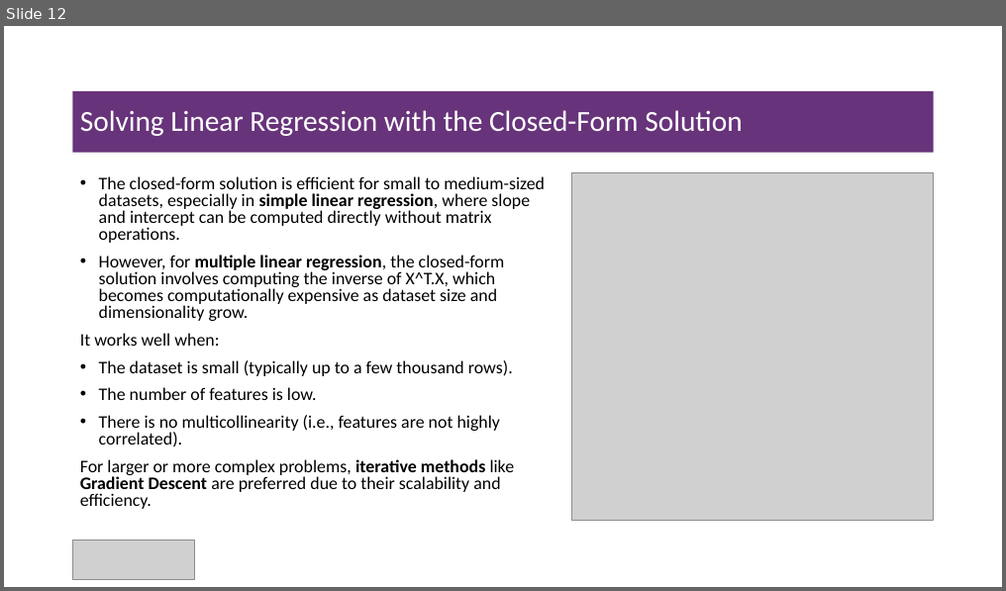
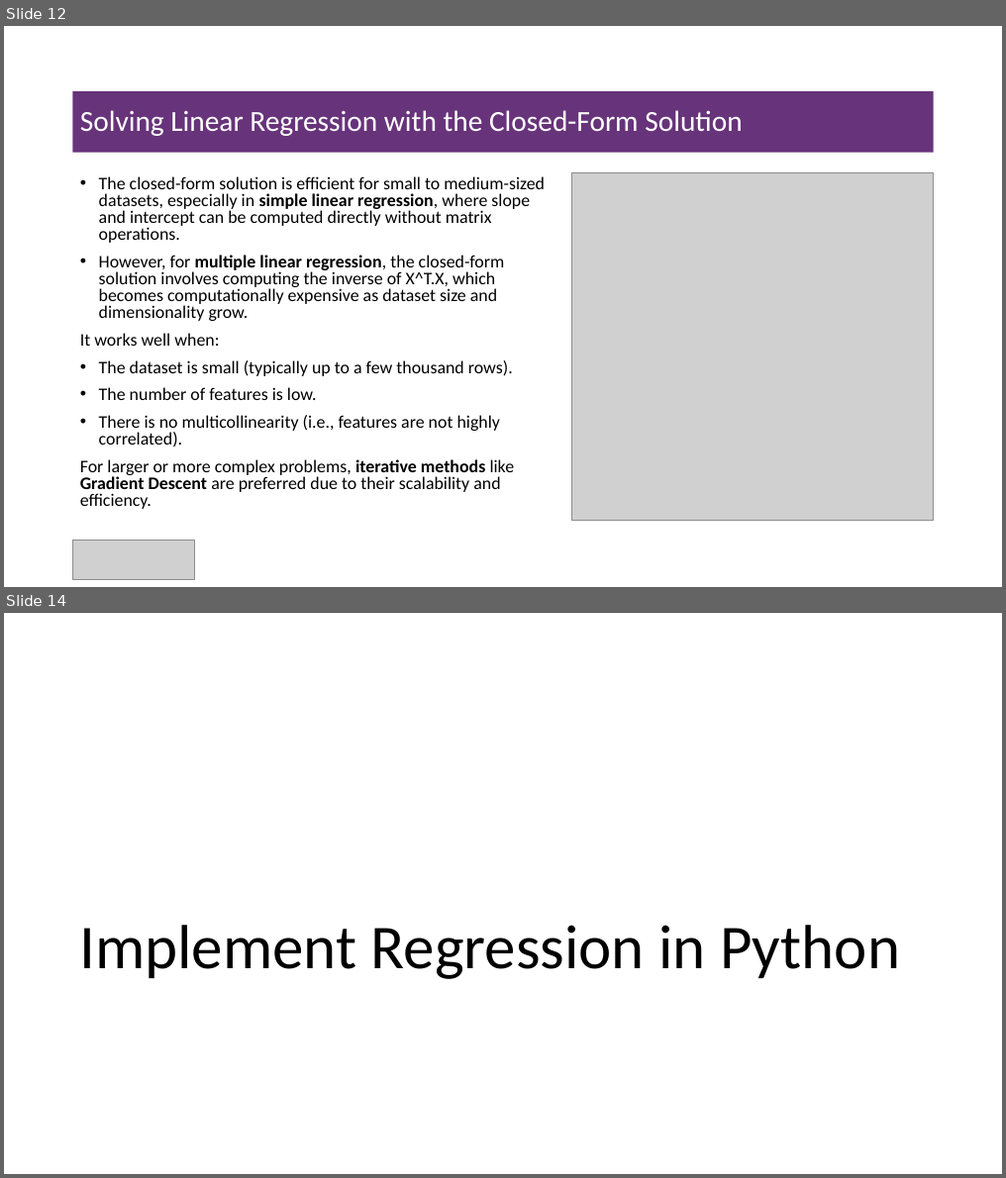
Before and after one commit to msfasha/307304-Data-Mining, a slide deck: 20243/Part 2-Regression/simple linear regression slides.pptx. Shown one above the other, each under a label of ours: slide 12 before the commit, slides 12 and 14 after it; the slides between them are not shown. The pictures are 1006x591 and 1006x1178 pixels, drawn with LibreOffice and Linux fonts; fonts in the diff are those of the drawing; grey boxes stand for pictures; background and template pictures are left out. Boxes give left, top, right and bottom in pixels: in the first picture for what was removed or moved away, otherwise in the second. Text is boxed around its words. In the diff, an @@ line names an element or a change of style, - is before the commit and + after.

```diff
--- a/20243/Part 2-Regression/simple linear regression slides.pptx
+++ b/20243/Part 2-Regression/simple linear regression slides.pptx
@@ slide 14 added at bbox=[4, 613, 1002, 1174], background #FFFFFF @@
@@ title added at bbox=[79, 925, 900, 979], 60 pt, text #000000 @@
+Implement Regression in Python
```
Also in this commit, not shown: 1 slide changed, 1 other slide added, 2 slides removed, 29 other files.
